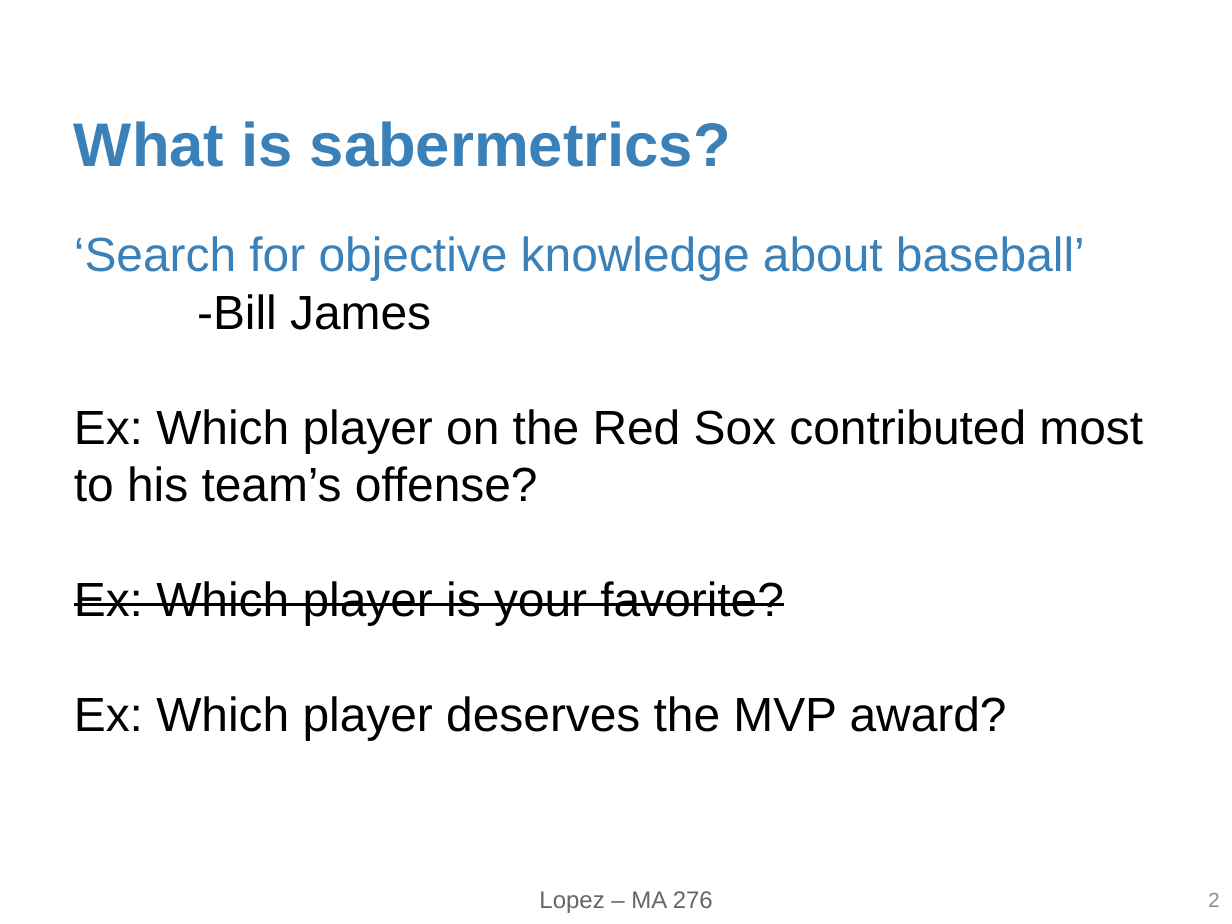
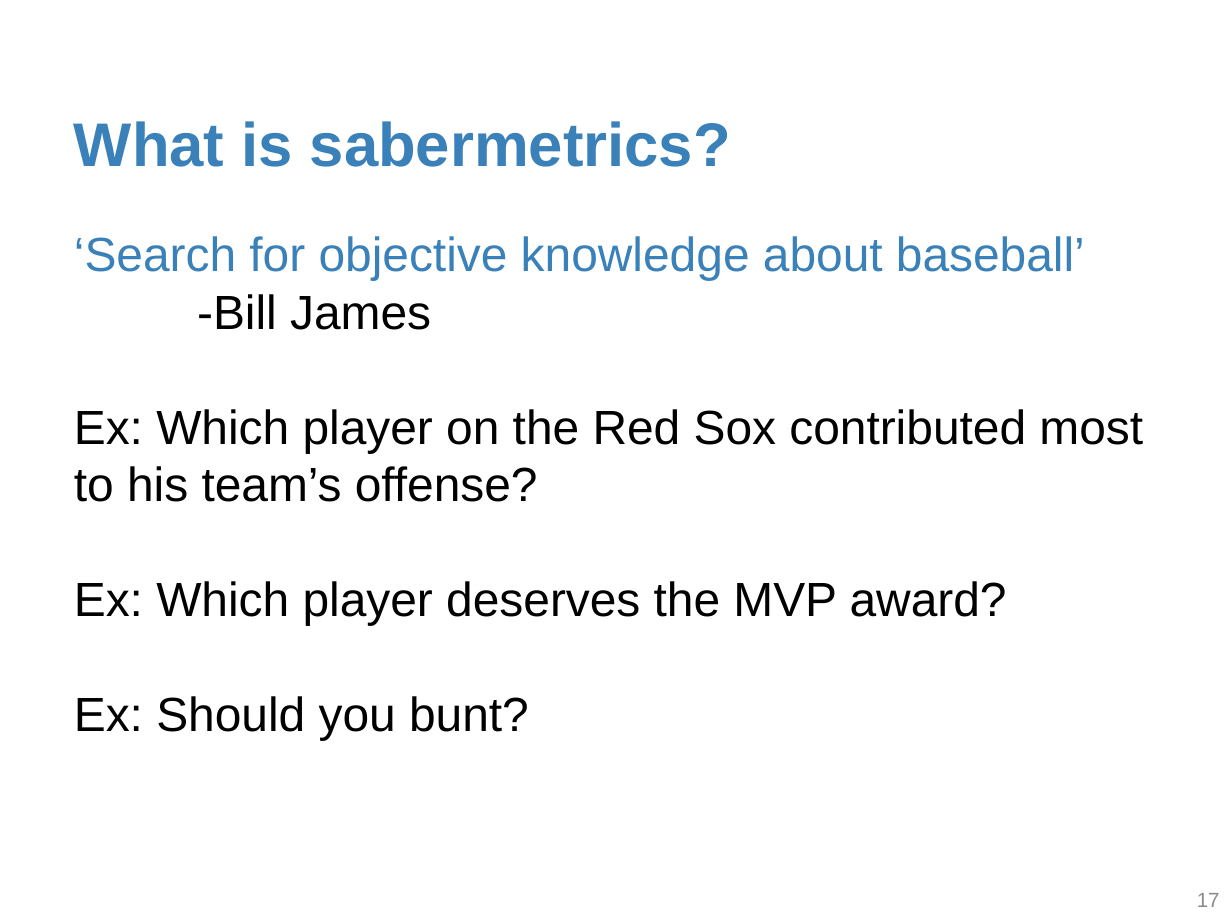
Before and after one commit to statsbylopez/FYE_18, a slide deck: slide 18 of Notes/lecture2.pptx (slide 3 before the commit). Drawn at 1232x924 pixels with LibreOffice and Linux fonts; fonts in the diff are those of the drawing. Boxes give left, top, right and bottom in pixels: in the first picture for what was removed or moved away, otherwise in the second. Text is boxed around its words. In the diff, an @@ line names an element or a change of style, - is before the commit and + after.

```diff
--- a/Notes/lecture2.pptx
+++ b/Notes/lecture2.pptx
@@ text at (74, 581, 784, 626): paragraph removed @@
-Ex: Which player is your favorite?
@@ text at (74, 696, 529, 741): paragraph added @@
+Ex: Should you bunt?
@@ text removed at (539, 891, 713, 913) @@
-Lopez – MA 276
@@ page number at (1197, 893, 1220, 907): text changed @@
-2
+17
```
Also in this commit, not shown: 6 other slides changed, 17 slides added, 18 slides removed.
